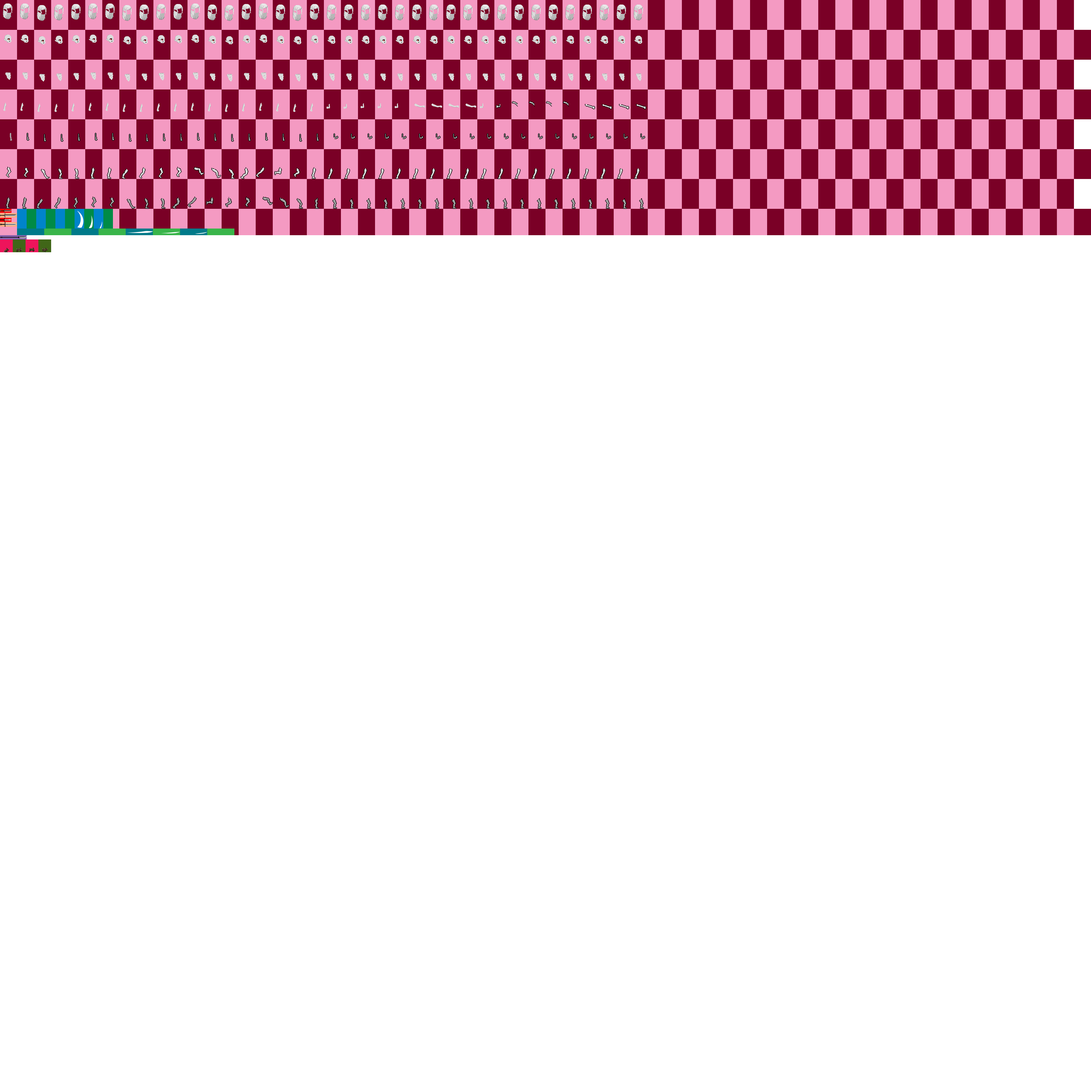
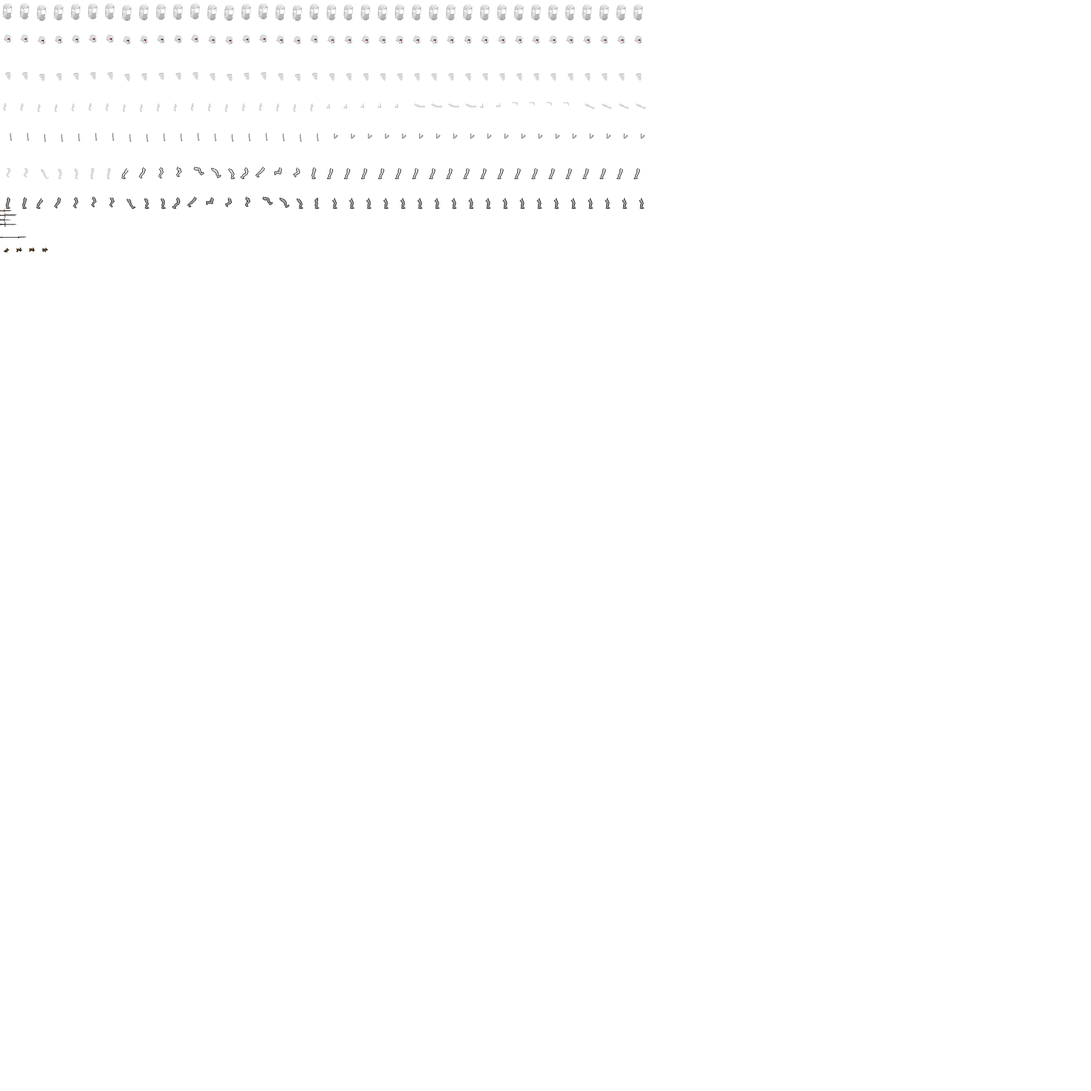
The second (1091, 1091) image is a revision of the first. Changes to its layers:
moved "Torso" (1st of 4, in "SlashRight" › "Naked") above "FrontArm" over [482, 73, 642, 82]
painted on "FrontArm" (1st of 4, in "SlashRight" › "Naked") over [496, 101, 647, 110]
painted on "BackArm" (1st of 4, in "SlashRight" › "Naked") over [487, 133, 646, 140]
painted on "BackArm" (2nd of 4, in "StabRight" › "Naked") over [350, 133, 475, 140]
painted on "BackArm" (3rd of 4, in "StandingRightCombat" › "Naked") over [333, 133, 339, 140]
painted on "BackArm" (4th of 4, in "StandingRight" › "Naked") over [316, 133, 320, 142]
painted on "NakedBackArm" (1st of 2, in "RunRight" › "Naked") over [180, 132, 303, 142]
moved "Chest" above "NakedFrontArm" over [5, 72, 165, 82]
moved "NakedFrontArm" (2nd of 2, in "WalkRight" › "Naked") above "NakedBackArm", painted on it over [3, 102, 160, 112]
moved "NakedBackArm" (2nd of 2, in "WalkRight" › "Naked") above "NakedFrontLeg", painted on it over [9, 132, 166, 142]
removed layer "Layer 1" from group "Naked" over [20, 102, 160, 112]
painted on "NakedFrontLeg" (2nd of 2, in "WalkRight" › "Naked") over [5, 166, 112, 180]
moved "NakedBackLeg" (2nd of 2, in "WalkRight" › "Naked") below "Pig" over [5, 196, 166, 209]
hid "New Grid" over [0, 0, 1091, 253]
